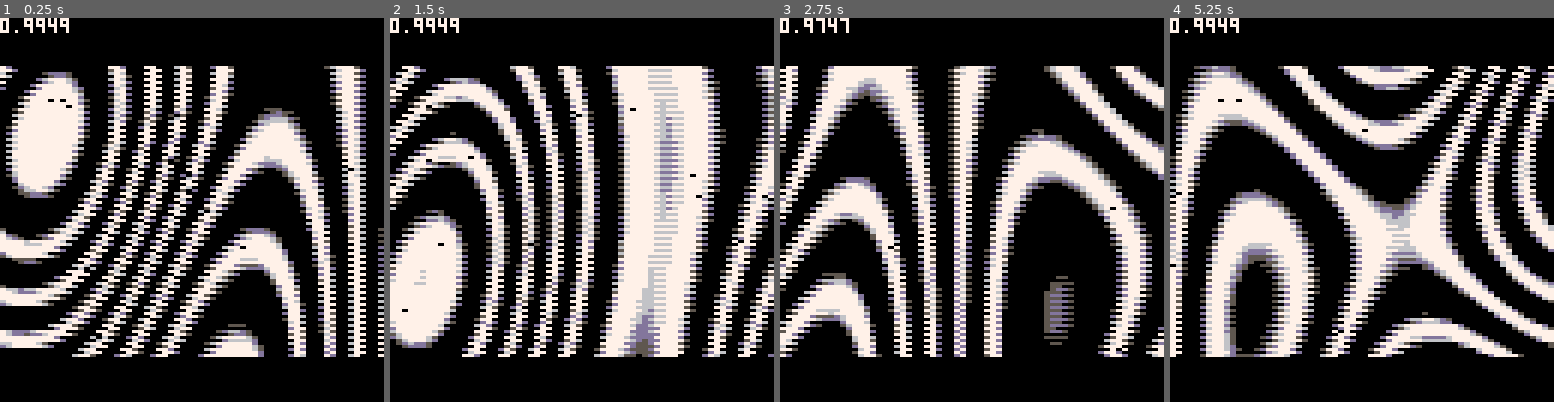
Above: before the commit, frames 1-4 (left to right).
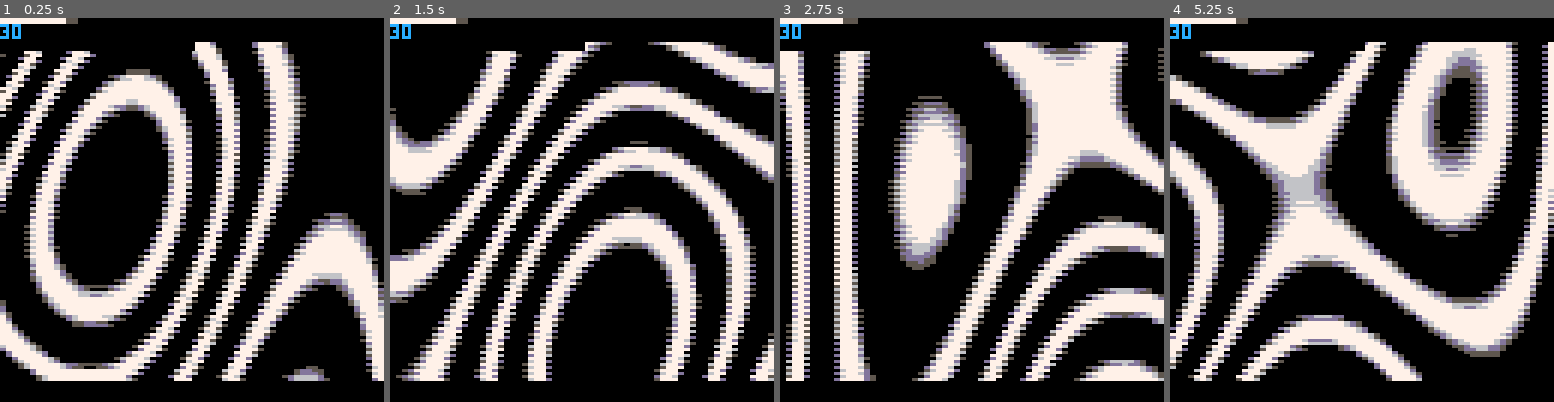
Above: after the commit, the same moments.

Repository: pandrr/pico8
Game: PICO-8 cartridge plasma.p8
Same seed, same stepped clock (60 frames per second), same inputs: the game is played once before the commit and once after it.
Inputs:
- Up to frame 1 (0.25 s): no input
- Up to frame 2 (1.5 s): no input
- Up to frame 3 (2.75 s): no input
- Up to frame 4 (5.25 s): no input

The runs differ from the first frame. In frame 1, 49% of the frame differs, in the area x 0-100%, y 0-95%; in frame 2, 53%; in frame 3, 52%; in frame 4, 57%.

Commit message:
plasma interlace

Diff:
--- a/plasma.p8
+++ b/plasma.p8
@@ -4,7 +4,7 @@
 
 
 
-pal={5,13,6,7,7}
+pal={5,13,6,7,7,7}
 cycle=0;
 
 cls();
@@ -15,37 +15,43 @@
 
 	local time=time()*0.2;
 	local v=0;
-	local scale=1;
+	local scale=20;
 
 	if cycle == 0 then cycle = 1; else cycle=0; end
 
+	for xx=0,128,2 do
+	for yy=cycle+8,128-8,2 do
 
-	for xx=0,128,2 do
-	for yy=cycle+16,128-16,2 do
-
-		local x=xx/128.0-64+time;
-		local y=yy/128.0-64+time;
-		local cx=0;
-		local cy=0;
+		local div=64+time*2.0;
+		local x=xx/128.0-div;
+		local y=yy/128.0-div;
 
 		v=0;
 
 	    v += sin((x+time));
 	    v += sin((y+time)/2.0);
 	    v += sin((x+y+time)/2.0);
-	    cx += scale*sin(time/2.0);
-	    cy += scale*cos(time/2.0);
+	    -- cx += scale*sin(time/2.0);
+	    -- cy += scale*cos(time/2.0);
 
-	    v = sin(v*1.5+1.0)*6;
+	    v = sin(v*1.0+1.0)*6;
 
-		pset(xx,yy,pal[flr(v)]);
-		pset(xx+1,yy,pal[flr(v)]);
+	    local c=pal[flr(v)];
+
+		pset(xx,yy,c);
+		pset(xx+1,yy,c);
 	end
 	end
 
-	rectfill(0,0,64,8,0);
-	print(stat(1),0,0,7);
 
+
+
+	rectfill(0,0,64,10,0);
+
+	print(stat(7),0,2,12);
+	rectfill(0,0,25,1,5);
+	if stat(1)<=1.0 then rectfill(0,0,stat(1)*25,1,7);
+	else rectfill(0,0,stat(1)*25,1,9); end
 end
 
 
